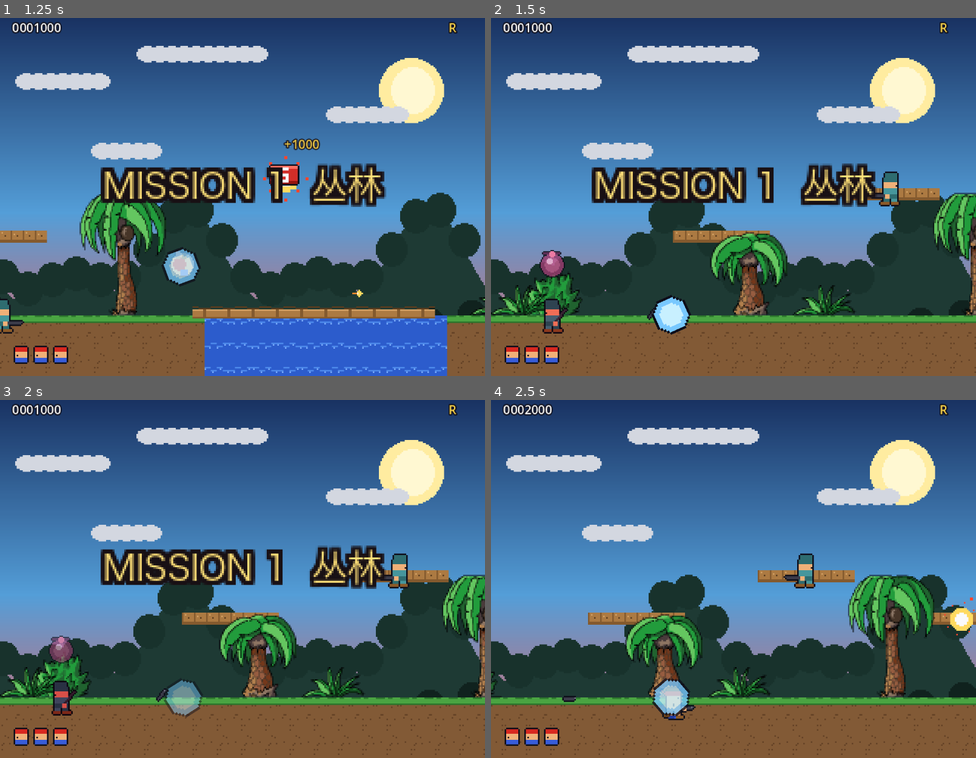
Above: before the commit, frames 1-4 (two rows, left to right).
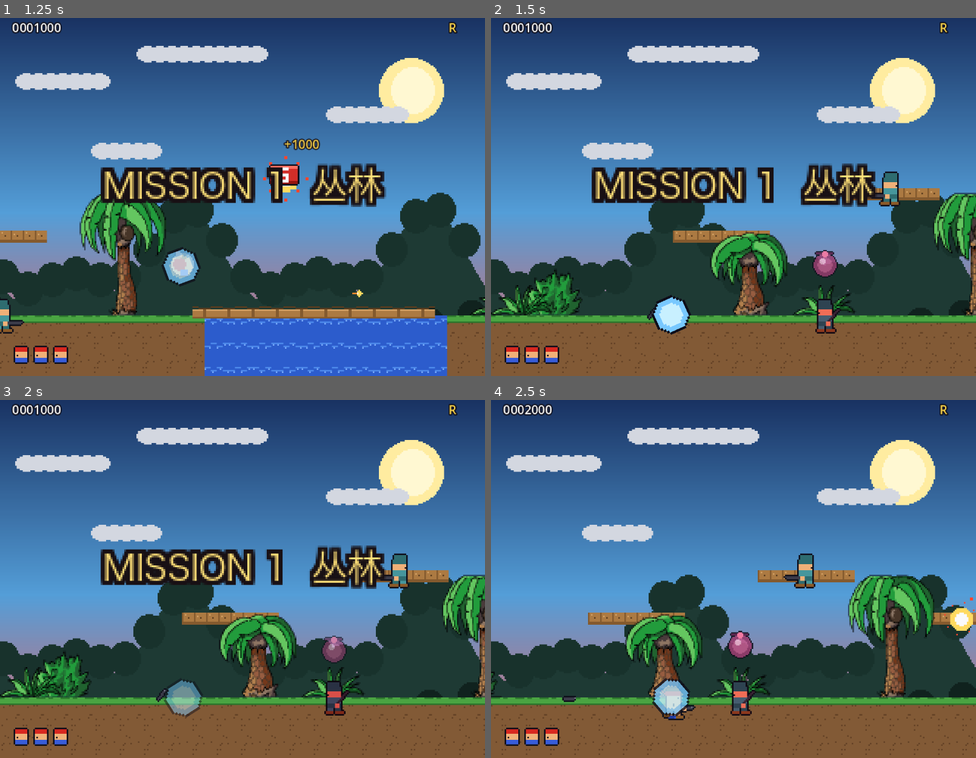
Above: after the commit, the same moments.

Repository: LJH-snow/contra-godot
Game: Godot game, scene res://tools/qa_feature.tscn
The game is run twice, just before and just after one commit, with the same random seed, the same clock (stepped at 60 frames per second) and the same inputs. This scene is started directly instead of the project's main scene.
Inputs (mouse positions are in pixels of both pictures, inside the frame that each line leads up to):
- Up to frame 1 (1.25 s): tap Enter (start) at 0.5 s; move the mouse to (349, 175) at 0.52 s; hold D (p1_right) from 0.53 s (still down); tap X (p1_shoot) at 0.6 s; click (349, 175) at 0.67 s; tap Z (p1_jump) at 0.77 s
- Up to frame 2 (1.5 s): release D (p1_right) at 1.25 s; drag from (636, 211) to (777, 175) at 1.27 s
- Up to frame 3 (2 s): no input
- Up to frame 4 (2.5 s): move the mouse to (782, 496) at 2.02 s; hold D (p1_right) from 2.03 s (still down); tap Keypad Enter at 2.1 s

Frame 1 is identical in both runs. In frame 2, 1.3% of the frame differs, in the area x 10-73%, y 64-89%; in frame 3, 1.3%; in frame 4, 0.7%.

Commit message:
fix: move blossom guards away from riverbank landing zones

Diff:
--- a/scripts/game_data.gd
+++ b/scripts/game_data.gd
@@ -106,7 +106,7 @@
 		Vector2i(1100, 200), Vector2i(2200, 200), Vector2i(3200, 200),
 	]
 	var blos: Array[Vector2i] = [
-		Vector2i(1490, 200), Vector2i(2320, 200), Vector2i(2800, 116),
+		Vector2i(1700, 200), Vector2i(2520, 200), Vector2i(2800, 116),
 	]
 	return {
 		"name": "FINAL  巢穴",
@@ -155,9 +155,9 @@
 		Vector2i(1050, 200), Vector2i(1650, 200), Vector2i(2150, 200),
 		Vector2i(2600, 200), Vector2i(3120, 200), Vector2i(3260, 200),
 	]
-	# 开花弹兵: 雪原关特色, 不可击毙只能躲
+	# 开花弹兵: 雪原关特色, 高血量可击杀; 均远离河岸落点
 	var blos: Array[Vector2i] = [
-		Vector2i(640, 200), Vector2i(1180, 200), Vector2i(1700, 200),
+		Vector2i(780, 200), Vector2i(1360, 200), Vector2i(1700, 200),
 		Vector2i(2250, 200), Vector2i(2900, 200), Vector2i(3180, 200),
 	]
 	return {
@@ -210,7 +210,7 @@
 				Vector2i(2920, 200), Vector2i(3120, 200),
 			],
 			"blossoms": [
-				Vector2i(1900, 200), Vector2i(2320, 200), Vector2i(2800, 116),
+				Vector2i(1900, 200), Vector2i(2500, 200), Vector2i(2800, 116),
 			],
 			"turrets": [
 				Vector2i(928, 200), Vector2i(2080, 200), Vector2i(2384, 200),
